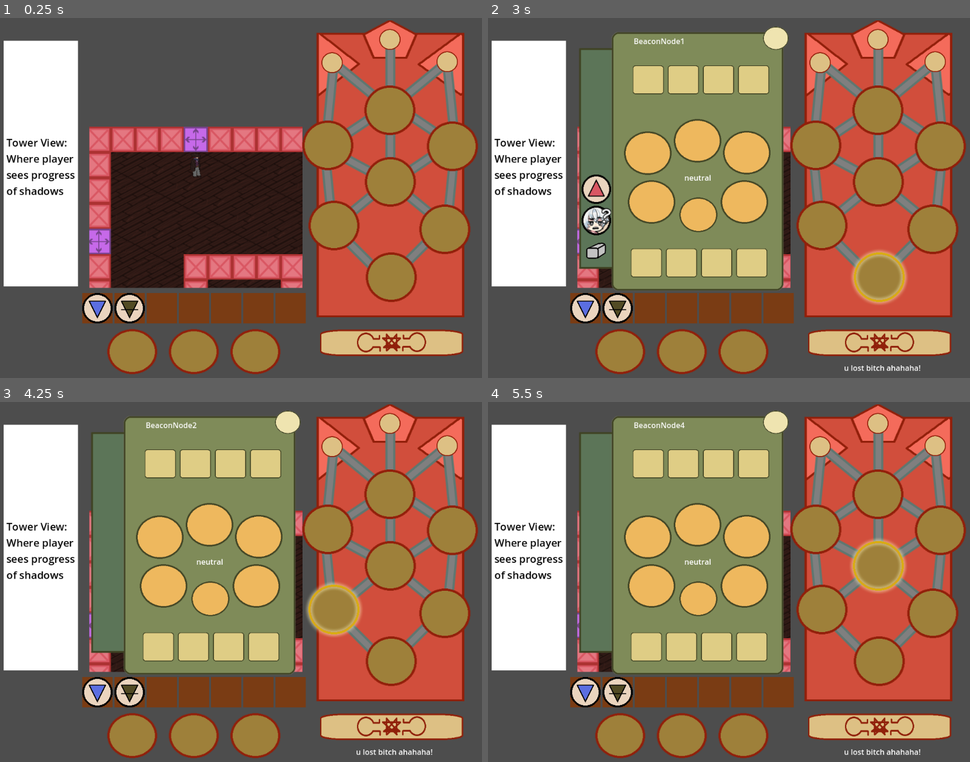
Above: before the commit, frames 1-4 (two rows, left to right).
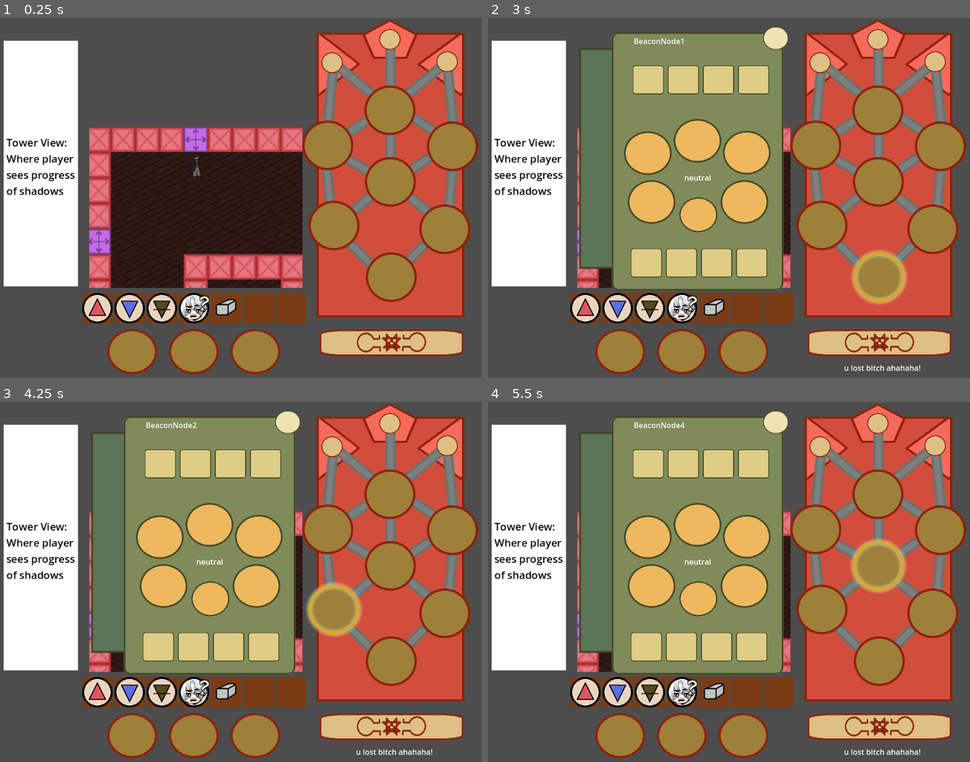
Above: after the commit, the same moments.

Repository: mccajd/Quintessential
Game: Godot game, scene res://Levels/beacon_puzzle_main.tscn
Same seed, same stepped clock (60 frames per second), same inputs: the game is played once before the commit and once after it. The engine's default icon, where the game draws it, is replaced by a stand-in: a white triangle on a blue panel in a dark square.
Inputs (mouse positions are in pixels of both pictures, inside the frame that each line leads up to):
- Up to frame 1 (0.25 s): no input
- Up to frame 2 (3 s): click (878, 342) at 0.5 s; click (878, 342) at 1.25 s; click (878, 342) at 2 s; tap Enter at 2.75 s; move the mouse to (878, 277) at 2.77 s; press the mouse at (878, 277) at 2.78 s
- Up to frame 3 (4.25 s): tap Space at 3.5 s; move the mouse to (332, 607) at 3.52 s; release the mouse at (332, 607) at 3.53 s; click (332, 607) at 3.6 s
- Up to frame 4 (5.5 s): tap Enter at 4.25 s; move the mouse to (931, 610) at 4.27 s; press the mouse at (931, 610) at 4.28 s; tap Space at 5 s; move the mouse to (878, 564) at 5.02 s; release the mouse at (878, 564) at 5.03 s; click (878, 564) at 5.1 s

The runs differ from the first frame. In frame 1, 1.2% of the frame differs, in the area x 18-50%, y 76-85%; in frame 2, 2.2%, in the area x 18-50%, y 43-85%; in frame 3, 1.2%; in frame 4, 1.2%.

Commit message:
fixed clearing inventory items

Diff:
--- a/Levels/beacon_puzzle_main.tscn
+++ b/Levels/beacon_puzzle_main.tscn
@@ -58,7 +58,6 @@
 [node name="BeaconNode1" parent="BeaconTower" groups=["BeaconNodes"] instance=ExtResource("4_b3dfw")]
 z_index = 1
 position = Vector2(103, 484)
-debug_items = true
 id = 1
 availableNodeIds = Array[int]([2, 3])
 
@@ -222,6 +221,14 @@
 anchors_preset = 0
 mouse_filter = 1
 script = ExtResource("8_gm0n7")
+debug_items = true
+
+[node name="InventoryItems2" type="Control" parent="."]
+layout_mode = 3
+anchors_preset = 0
+mouse_filter = 1
+script = ExtResource("8_gm0n7")
+debug_items = true
 
 [node name="MockUI" type="Node" parent="."]
 
--- a/Scripts/beacon_node_menu.gd
+++ b/Scripts/beacon_node_menu.gd
@@ -5,11 +5,14 @@
 var selected_node: BeaconNode
 var existing_connections
 
+var inventory_node: InventoryItems
+
 # may be a more programatic way to handle this.
 const input_slot_names = ["InputSlot1", "InputSlot2", "InputSlot3", "InputSlot4"]
 const output_slot_names = ["OutputSlot1", "OutputSlot2", "OutputSlot3", "OutputSlot4"]
 
 func _ready():
+	inventory_node = get_node("/root/BeaconPuzzleMain/InventoryItems")
 	visible = false
 	input_pickable = false
 	playerView = Helpers.get_all_children(get_parent().get_parent().get_node("PlayerView"), [])
@@ -107,7 +110,6 @@
 
 func _on_item_dropped(slot_id, item_index, from_inventory):
 	if from_inventory:
-		var inventory_node = get_node("/root/BeaconPuzzleMain/InventoryItems")
 		selected_node.set_inventory_item(slot_id, inventory_node.inventory_items[item_index])
 		inventory_node.set_item(item_index, slot_id, selected_node.id)
 	else:
@@ -121,4 +123,5 @@
 
 func _on_item_cleared(slot_id):
 	selected_node.clear_input_slot(slot_id)
+	inventory_node.clear_item(slot_id, selected_node.id)
 	_set_available_items()
--- a/Scripts/inventory_items.gd
+++ b/Scripts/inventory_items.gd
@@ -1,15 +1,17 @@
 extends Control
 
 class_name InventoryItems
+
+@export var debug_items = false
+
 
 # needs to contain the item, a slot_id reference, and a node_id reference
 var inventory_items: Array
 
 
 func _ready():
-	var item = ItemInSlot.new("water", null)
-	var item2 = ItemInSlot.new("earth", null)
-	inventory_items += [item, item2]
+	if debug_items:
+		inventory_items = [ItemInSlot.new("fire", null), ItemInSlot.new("water", null), ItemInSlot.new("earth", null), ItemInSlot.new("salt", null), ItemInSlot.new("silver", null)]
 	_set_available_items()
 
 
@@ -22,6 +24,14 @@
 	item.slot_id = slot_id
 	item.node_id = node_id
 
+	_set_available_items()
+
+
+func clear_item(slot_id, node_id):
+	for item in inventory_items:
+		if item.slot_id == slot_id && item.node_id == node_id:
+			item.slot_id = null
+			item.node_id = null
 	_set_available_items()
 
 
